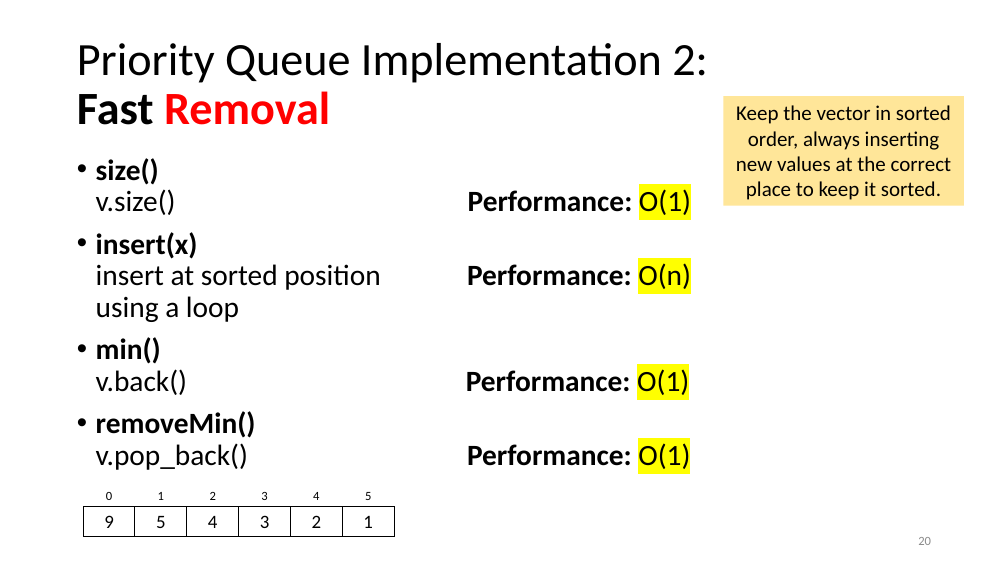
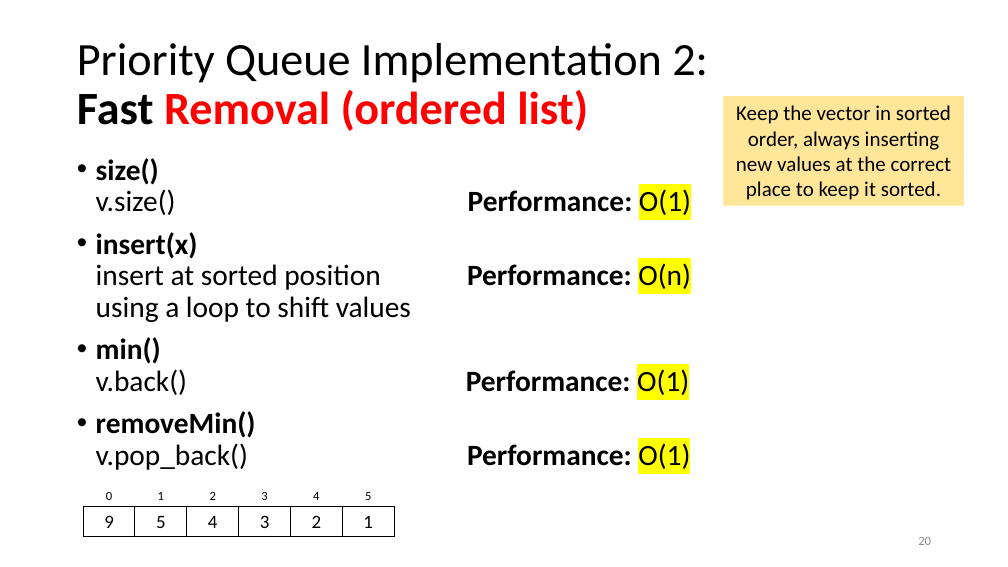
Before and after one commit to tjd1234/cmpt225fall2023, a slide deck: slide 20 of lecture_notes/week7/week7_priority_queues.pptx. Drawn at 1008x567 pixels with LibreOffice and Linux fonts; fonts in the diff are those of the drawing. Boxes give left, top, right and bottom in pixels: in the first picture for what was removed or moved away, otherwise in the second. Text is boxed around its words. In the diff, an @@ line names an element or a change of style, - is before the commit and + after.

```diff
--- a/lecture_notes/week7/week7_priority_queues.pptx
+++ b/lecture_notes/week7/week7_priority_queues.pptx
@@ title at <box>77,43,708,131</box>: text changed @@
-Priority Queue Implementation 2:
-Fast Removal
+Priority Queue Implementation 2:
+Fast Removal (ordered list)
@@ text at <box>96,232,411,322</box>: text changed @@
-• insert(x)
-  insert at sorted position Performance: O(n)
-  using a loop
+• insert(x)
+  insert at sorted position Performance: O(n)
+  using a loop to shift values
```
Also in this commit, not shown: 16 other slides changed, 1 other file.
